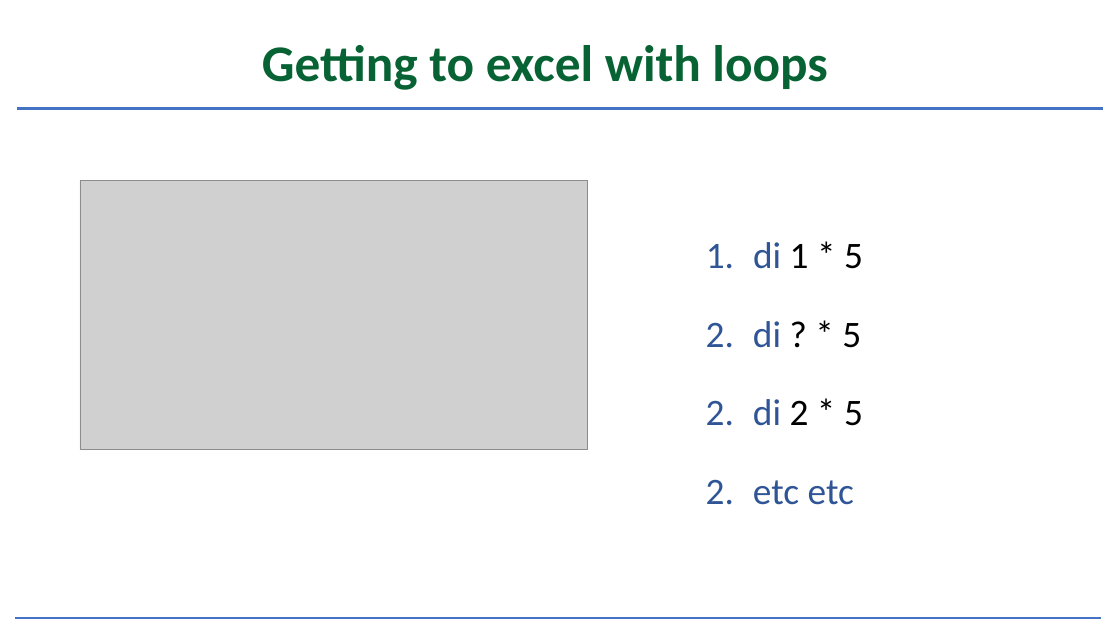
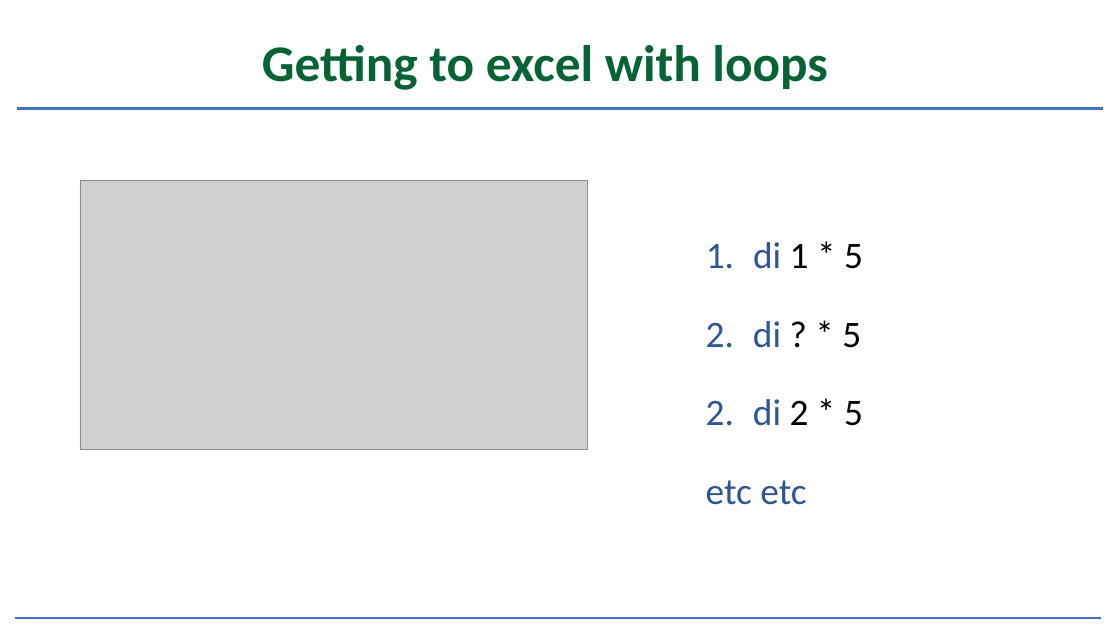
Before and after one commit to cjgreenwood/TableAutomation, a slide deck: slide 11 of Presentation/DataVisAndAutoPresentation_220425.pptx. Drawn at 1120x630 pixels with LibreOffice and Linux fonts; fonts in the diff are those of the drawing; grey boxes stand for pictures; background and template pictures are left out. Boxes give left, top, right and bottom in pixels: in the first picture for what was removed or moved away, otherwise in the second. Text is boxed around its words. In the diff, an @@ line names an element or a change of style, - is before the commit and + after.

```diff
--- a/Presentation/DataVisAndAutoPresentation_220425.pptx
+++ b/Presentation/DataVisAndAutoPresentation_220425.pptx
@@ text "etc etc" at bbox=[706, 480, 806, 505]: bullet 1. to none @@
```
